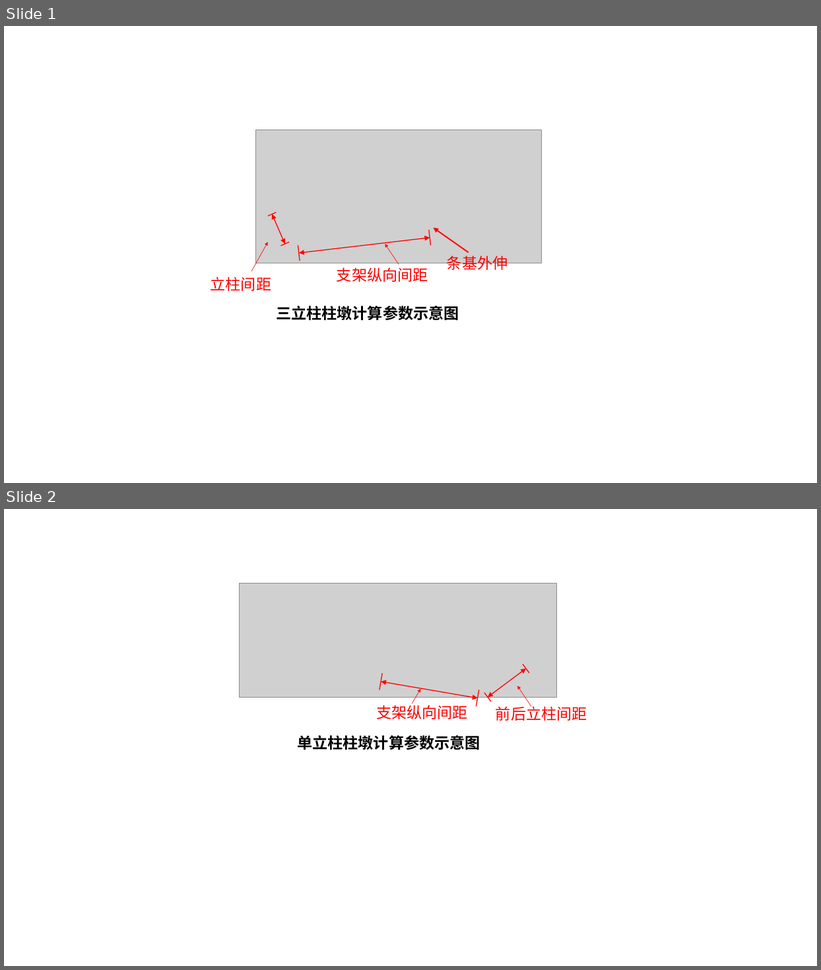
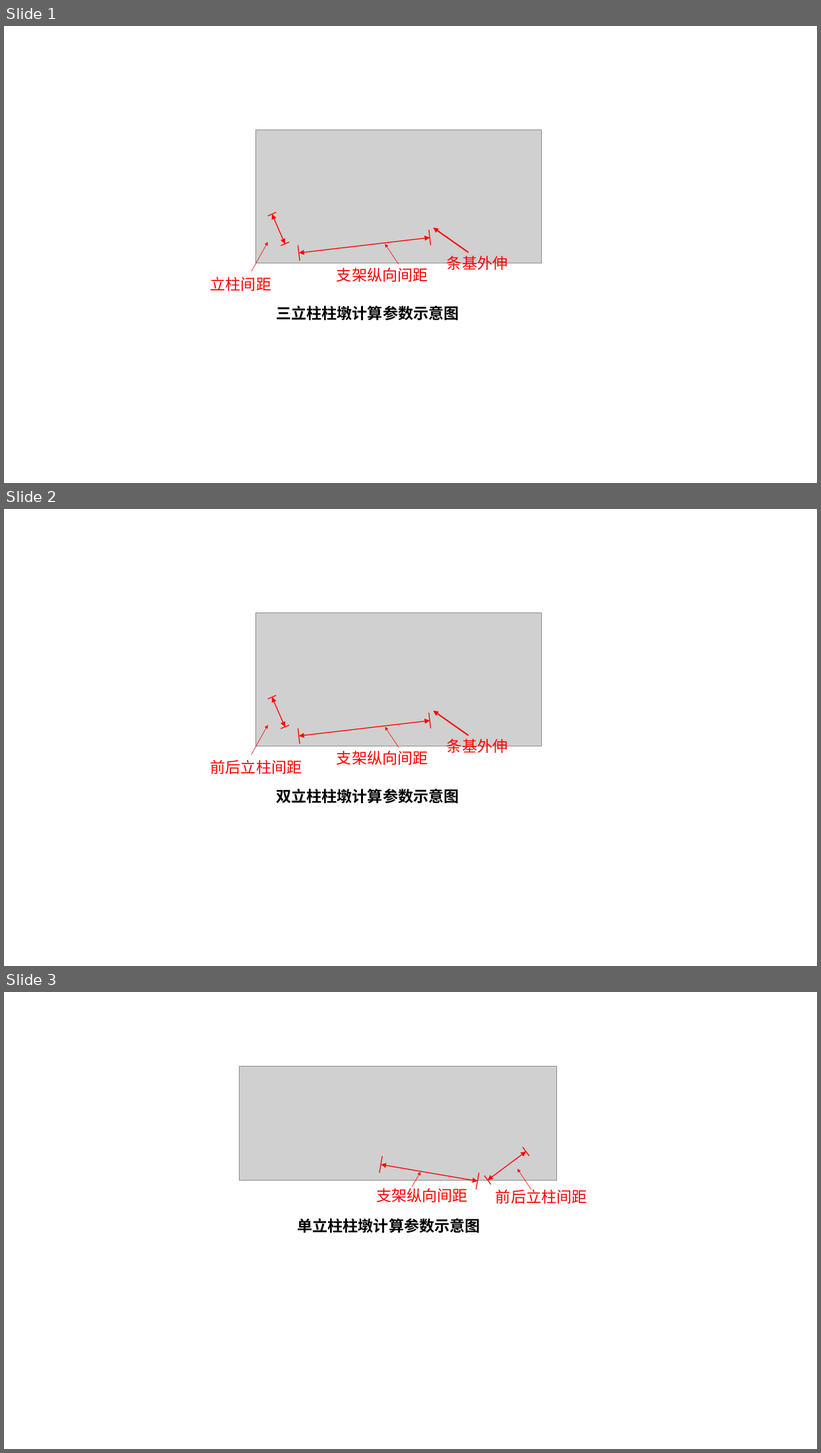
Before and after one commit to Learners506/VScode, a slide deck: Foundation/新建Microsoft PowerPoint 演示文稿.pptx. Shown one above the other, each under a label of ours: slides 1 and 2 before the commit, slides 1, 2 and 3 after it. The pictures are 821x970 and 821x1453 pixels, drawn with LibreOffice and Linux fonts; fonts in the diff are those of the drawing; grey boxes stand for pictures. Boxes give left, top, right and bottom in pixels: in the first picture for what was removed or moved away, otherwise in the second. Text is boxed around its words. In the diff, an @@ line names an element or a change of style, - is before the commit and + after.

```diff
--- a/Foundation/新建Microsoft PowerPoint 演示文稿.pptx
+++ b/Foundation/新建Microsoft PowerPoint 演示文稿.pptx
@@ slide 2 added at box(4, 509, 817, 966), background #FFFFFF @@
@@ group added at box(211, 613, 541, 803): 4 texts, 4 lines, 3 arrows, 2 double arrows, 1 picture @@
+双立柱柱墩计算参数示意图
+前后立柱间距
+支架纵向间距
+条基外伸
@@ what was slide 2 is now slide 3 @@
```
Also in this commit, not shown: 2 slides changed, 6 other slides added, 25 other files.
